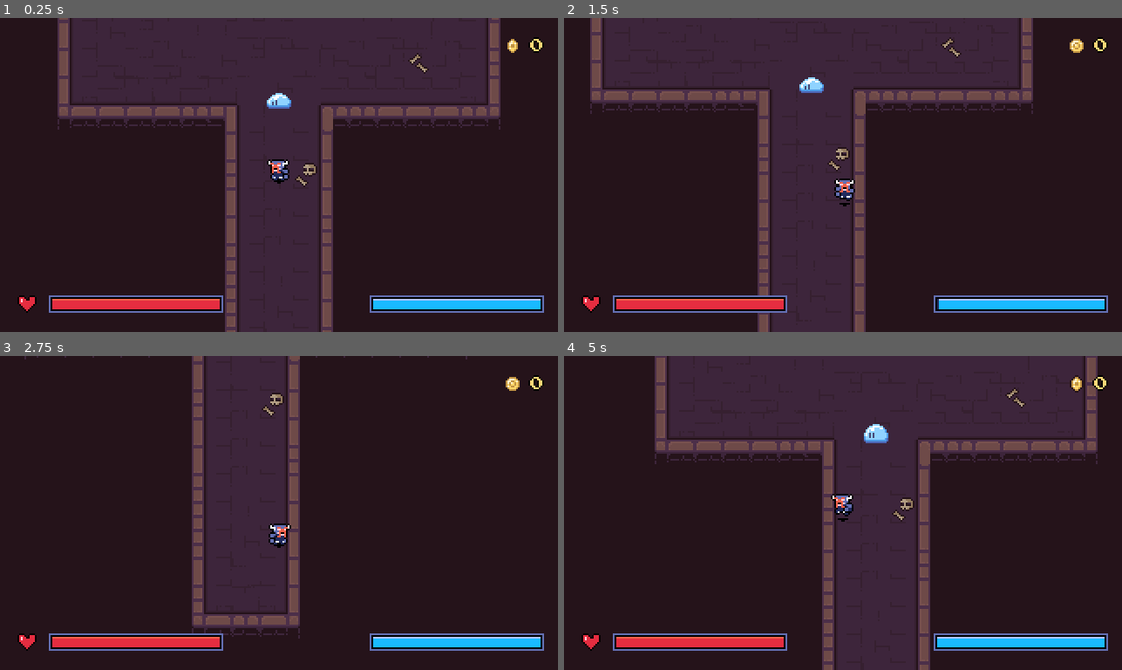
Above: before the commit, frames 1-4 (two rows, left to right).
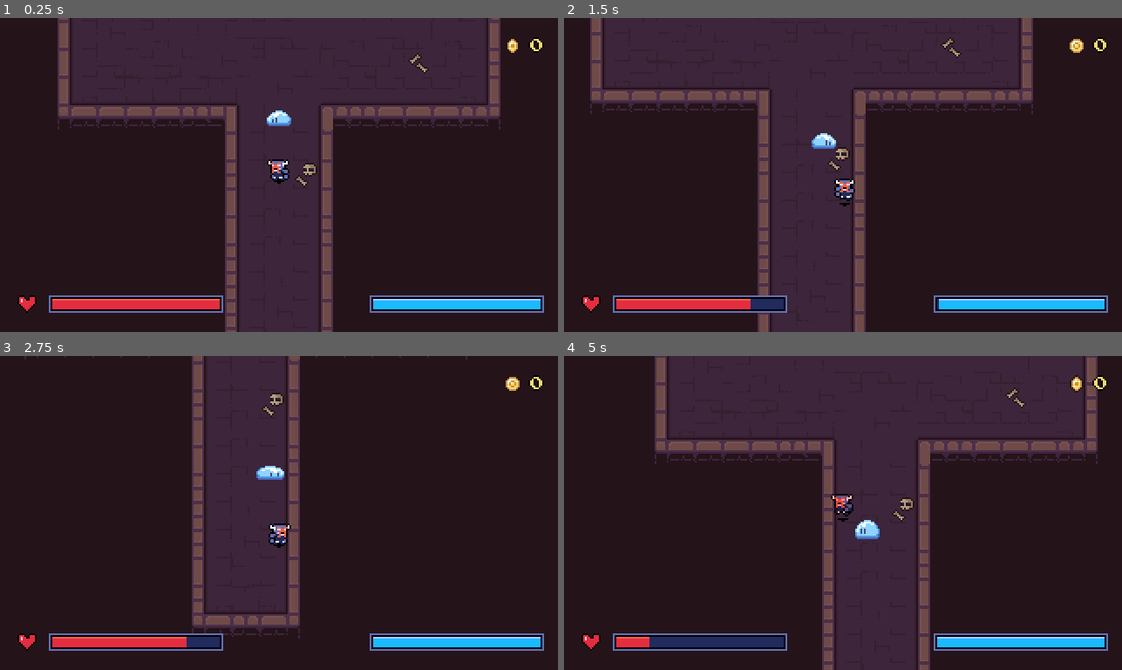
Above: after the commit, the same moments.

Repository: DaEpickid540/haven-2026
Game: Godot game, scene res://Scenes/dungeon_room_2.tscn
Same seed, same stepped clock (60 frames per second), same inputs: the game is played once before the commit and once after it. This scene is started directly instead of the project's main scene.
Inputs (mouse positions are in pixels of both pictures, inside the frame that each line leads up to):
- Up to frame 1 (0.25 s): no input
- Up to frame 2 (1.5 s): move the mouse to (965, 159) at 0.52 s; hold Right (right) 0.53-1.28 s; tap F (attack) at 0.6 s; click (965, 159) at 0.67 s; move the mouse to (731, 190) at 1.27 s; hold Down (down) from 1.28 s (still down); tap Shift (dash) at 1.35 s
- Up to frame 3 (2.75 s): move the mouse to (334, 443) at 2.02 s; release Down (down) at 2.03 s; hold Right (right) from 2.03 s (still down); hold E (interact) from 2.03 s (still down)
- Up to frame 4 (5 s): move the mouse to (815, 575) at 2.77 s; release Right (right) at 2.78 s; release E (interact) at 2.78 s; hold Up (up) 2.78-3.53 s; tap Ctrl at 2.85 s; click (815, 575) at 2.92 s; move the mouse to (1010, 560) at 3.52 s; hold Left (left) from 3.53 s (still down); tap Alt at 3.6 s; move the mouse to (675, 465) at 4.27 s; tap F (attack) at 4.35 s

The runs differ from the first frame. In frame 1, 0.4% of the frame differs, in the area x 47-53%, y 23-35%; in frame 2, 0.6%; in frame 3, 0.4%; in frame 4, 1.4%, in the area x 15-59%, y 21-93%.
Error before the commit: Invalid call. Nonexistent 'float' constructor. (res://Scripts/enemy.gd:68)

Commit message:
HOTFIX SKELS

Diff:
--- a/Scripts/enemy.gd
+++ b/Scripts/enemy.gd
@@ -2,7 +2,7 @@
 
 @export var speed := 30.0
 @export var faces_right := false
-@export var detected_range = 80.0
+@export var detected_range := 80.0
 @export var stop_distance := 16.0
 @export var max_health := 3
 @export var contact_damage := 1
@@ -65,7 +65,7 @@
 
 	if player is Player:
 		var distance_to_player = global_position.distance_to(player.global_position)
-		if float(distance_to_player) < float(detected_range):
+		if distance_to_player < detected_range:
 			result = true
 	return result
 
--- a/slime_blue.tscn
+++ b/slime_blue.tscn
@@ -109,13 +109,8 @@
 motion_mode = 1
 script = ExtResource("1_b4wiw")
 speed = 40.0
-faces_right = null
-detected_range = null
-stop_distance = null
 max_health = 2
-contact_damage = null
 attack_interval = 0.6
-loot_rewarded = null
 
 [node name="Sprite2D" type="Sprite2D" parent="." unique_id=2098987288 groups=["enemy"]]
 texture = ExtResource("2_b4wiw")
